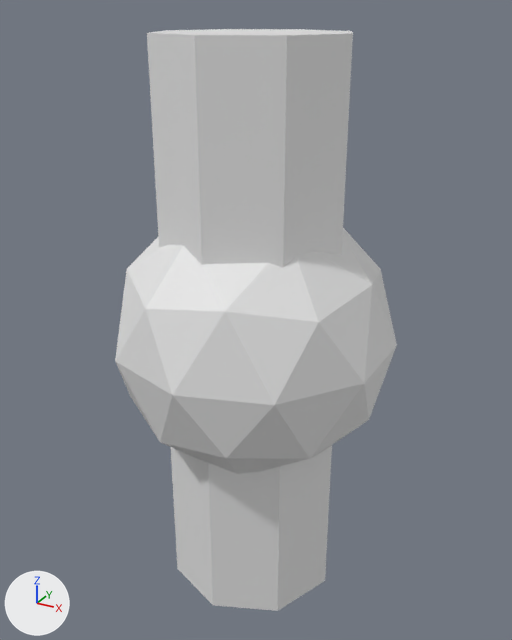
The glTF model models/pipe.glb, before and after one commit.
Before and after are seen from a 50 mm lens placed at (0.556, -0.763, 0.529), pointed at (-0.001, 0.249, 0.022). The axes (+X, +Y, +Z) are drawn at lower left. The lights are the same throughout.
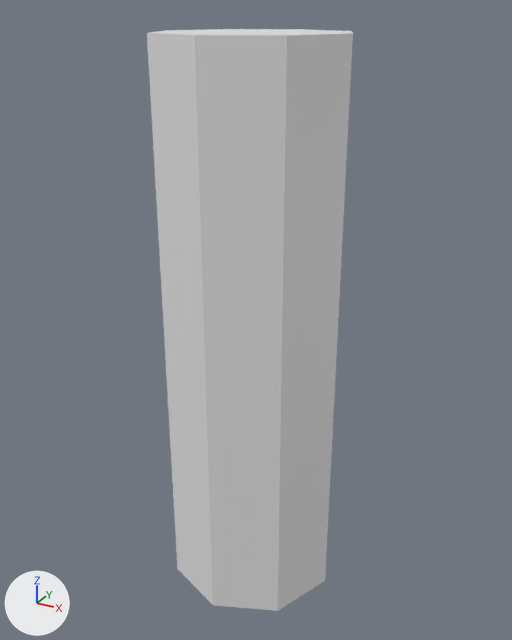
Changed parts and their boxes (x1, y1, x2, y2) in the pictures (512 x 640 px):
'Cylinder', deleted
    before: (115, 228, 397, 474)

What changed in the scene script:
```text
Remove ob_cylinder:
    ob_cylinder = bpy.data.objects.new('Cylinder', me_cylinder)
    ob_cylinder.location = (0.0, 0.0, 0.0)
```
